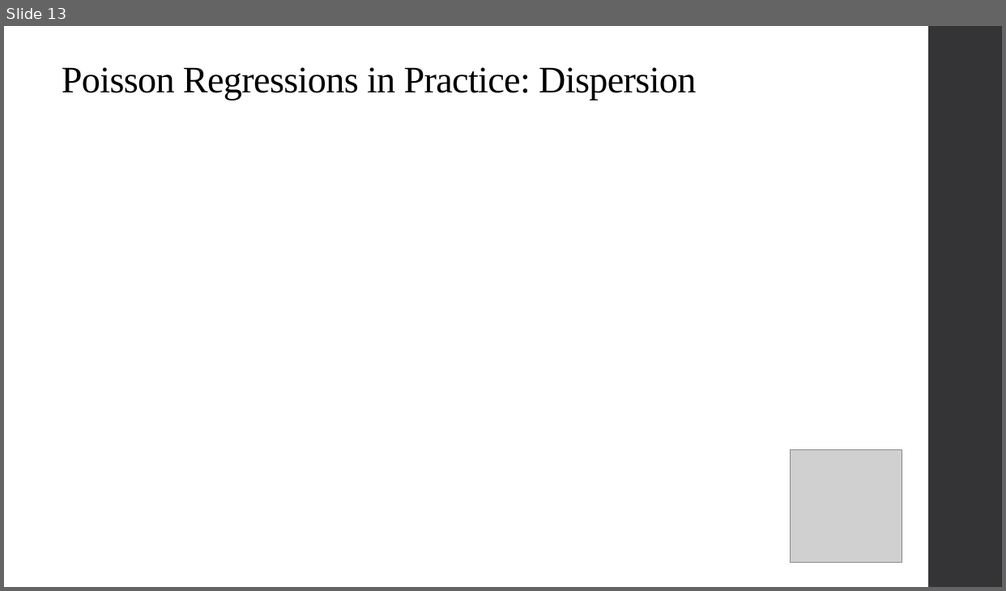
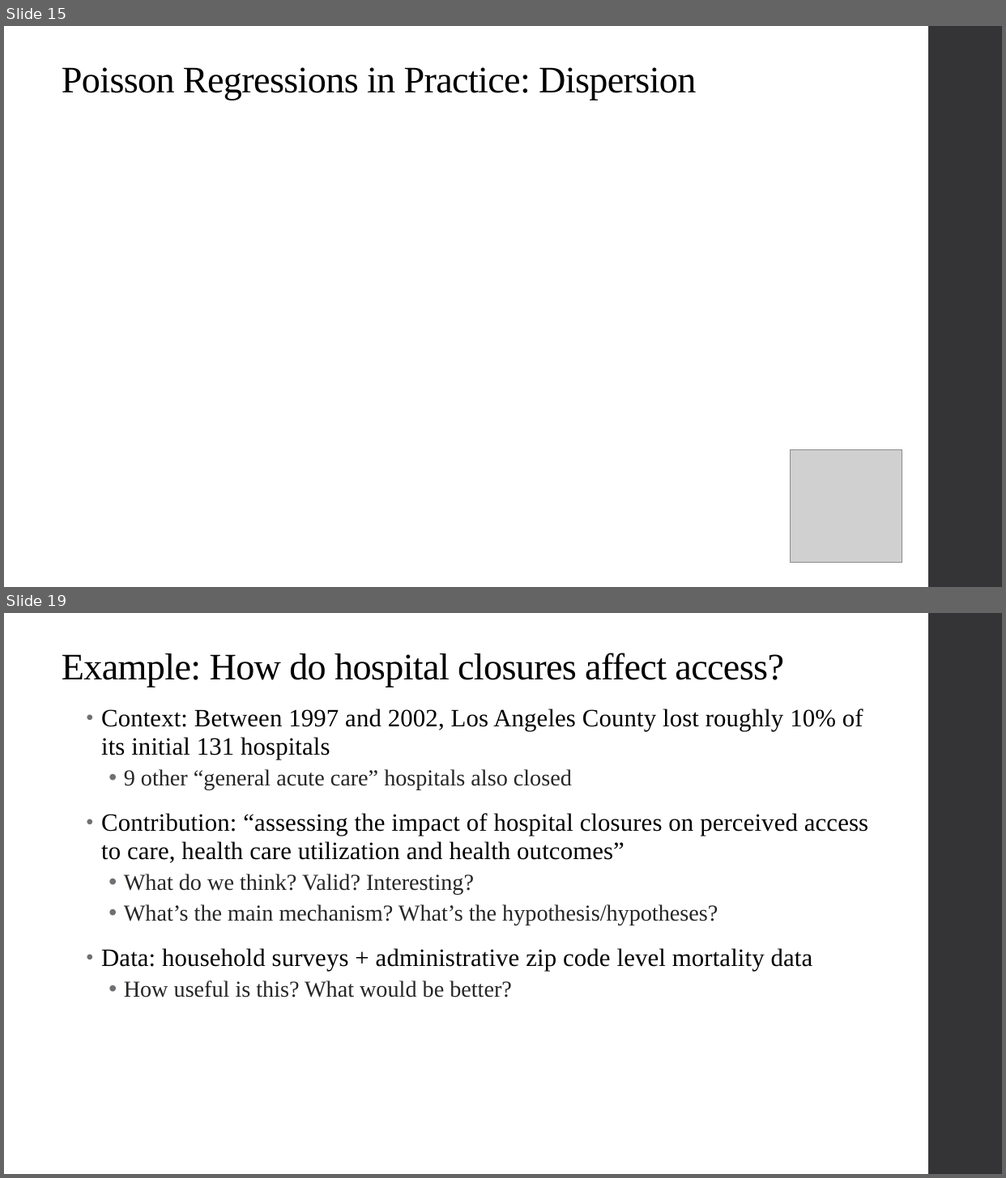
Before and after one commit to qiufei/fork-HAD5744, a slide deck: Lecture08_OtherNonlinearModels/Lecture8_NonlinearModels_2022F.pptx. Shown one above the other, each under a label of ours: slide 13 before the commit, slides 15 and 19 after it; the slides between them are not shown. The pictures are 1006x591 and 1006x1178 pixels, drawn with LibreOffice and Linux fonts; fonts in the diff are those of the drawing; grey boxes stand for pictures. Boxes give left, top, right and bottom in pixels: in the first picture for what was removed or moved away, otherwise in the second. Text is boxed around its words. In the diff, an @@ line names an element or a change of style, - is before the commit and + after.

```diff
--- a/Lecture08_OtherNonlinearModels/Lecture8_NonlinearModels_2022F.pptx
+++ b/Lecture08_OtherNonlinearModels/Lecture8_NonlinearModels_2022F.pptx
@@ slide 19 added at <box>4,613,1002,1174</box>, background #FFFFFF; not listed: 1 template element that a slide beside it also shows @@
@@ title added at <box>62,653,784,687</box>, 36 pt, text #000000 @@
+Example: How do hospital closures affect access?
@@ text added at <box>101,709,868,998</box>, 24 pt, text #000000 @@
+• Context: Between 1997 and 2002, Los Angeles County lost roughly 10% of its initial 131 hospitals
+  • 9 other “general acute care” hospitals also closed
+• Contribution: “assessing the impact of hospital closures on perceived access to care, health care utilization and health outcomes”
+  • What do we think? Valid? Interesting?
+  • What’s the main mechanism? What’s the hypothesis/hypotheses?
+• Data: household surveys + administrative zip code level mortality data
+  • How useful is this? What would be better?
@@ what was slide 13 is now slide 15 @@
```
Also in this commit, not shown: 6 slides changed, 33 other slides added, 1 slide removed, 2 other files.
